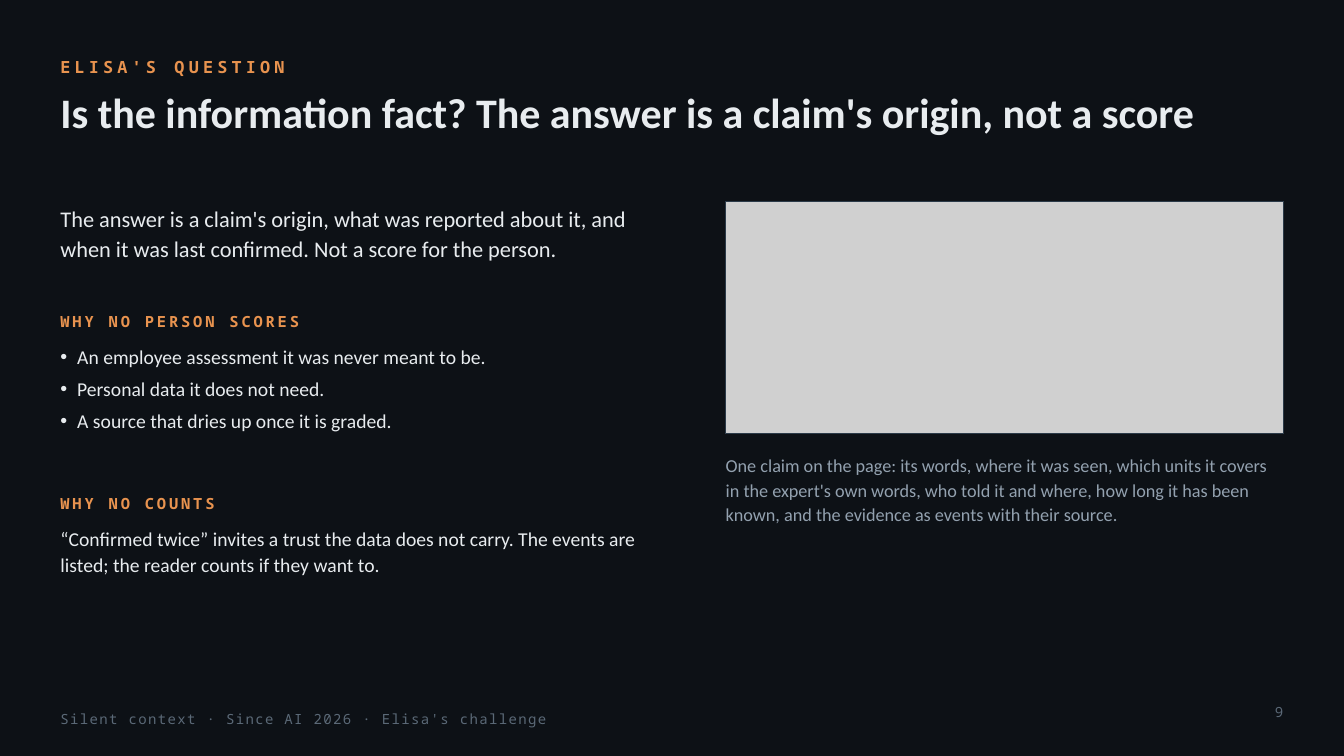
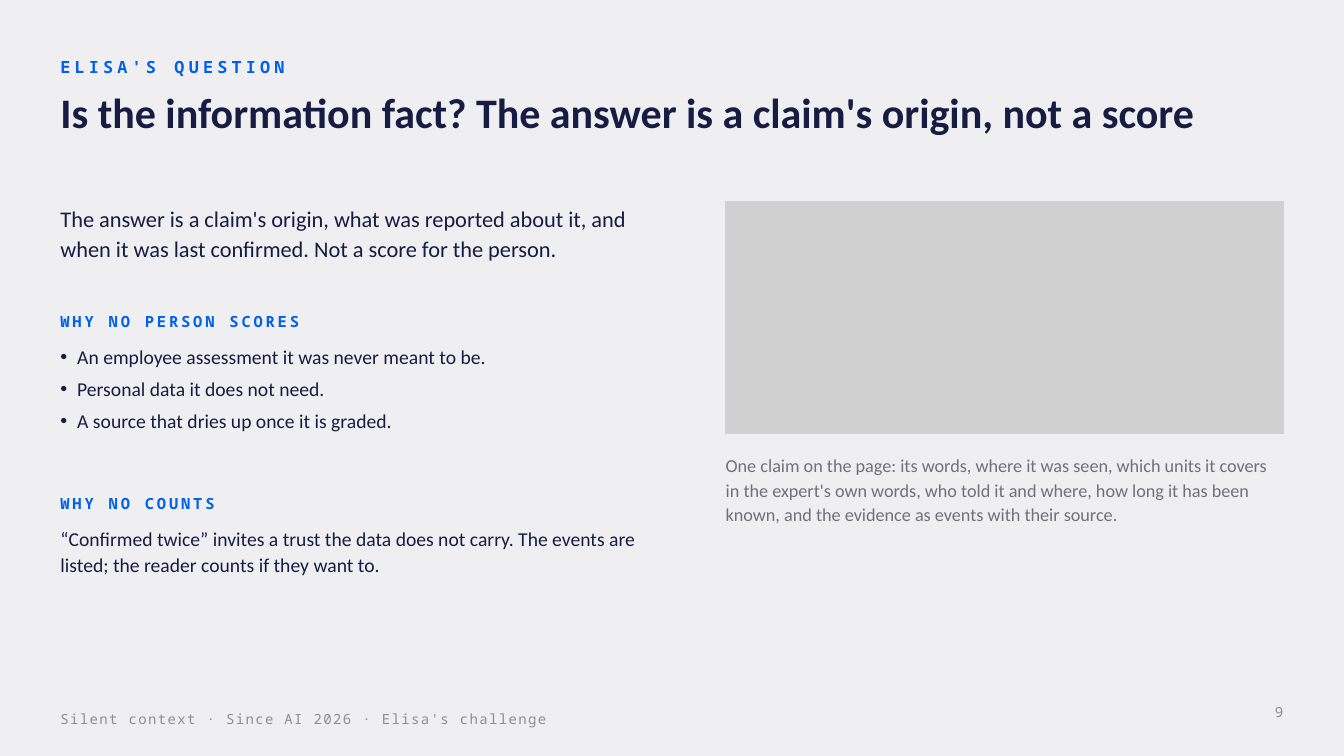
Before and after one commit to pkorrrhonen-cmd/silent-context, a slide deck: slide 9 of docs/slides/silent-context.pptx. Drawn at 1344x756 pixels with LibreOffice and Linux fonts; fonts in the diff are those of the drawing; grey boxes stand for pictures. Boxes give left, top, right and bottom in pixels: in the first picture for what was removed or moved away, otherwise in the second. Text is boxed around its words. In the diff, an @@ line names an element or a change of style, - is before the commit and + after.

```diff
--- a/docs/slides/silent-context.pptx
+++ b/docs/slides/silent-context.pptx
@@ background #0D1116 to #EFEFF1 @@
@@ rectangle at (x1=726, y1=202, x2=1284, y2=434): outline #2B3A48 0.75 pt to #D2D2D6 0.75 pt @@
@@ text "One claim on the page: ..." at (x1=726, y1=459, x2=1267, y2=523): text colour #93A1AF to #70707A @@
@@ text colour #E8934F to #005FED in 3 elements at (x1=60, y1=61, x2=284, y2=76), (x1=60, y1=316, x2=299, y2=327), (x1=60, y1=498, x2=215, y2=509) @@
@@ text colour #E8ECEF to #171C43 in 4 elements at (x1=60, y1=98, x2=1194, y2=135), (x1=60, y1=211, x2=625, y2=261), (x1=77, y1=350, x2=486, y2=432), (x1=60, y1=532, x2=635, y2=575) @@
@@ text "Silent context · Since AI ..." at (x1=60, y1=713, x2=546, y2=727): text colour #5B6977 to #8D8D95 @@
@@ page number at (x1=1275, y1=707, x2=1283, y2=717): text colour #5B6977 to #8D8D95 @@
```
Also in this commit, not shown: 11 other slides changed, 17 other files.
